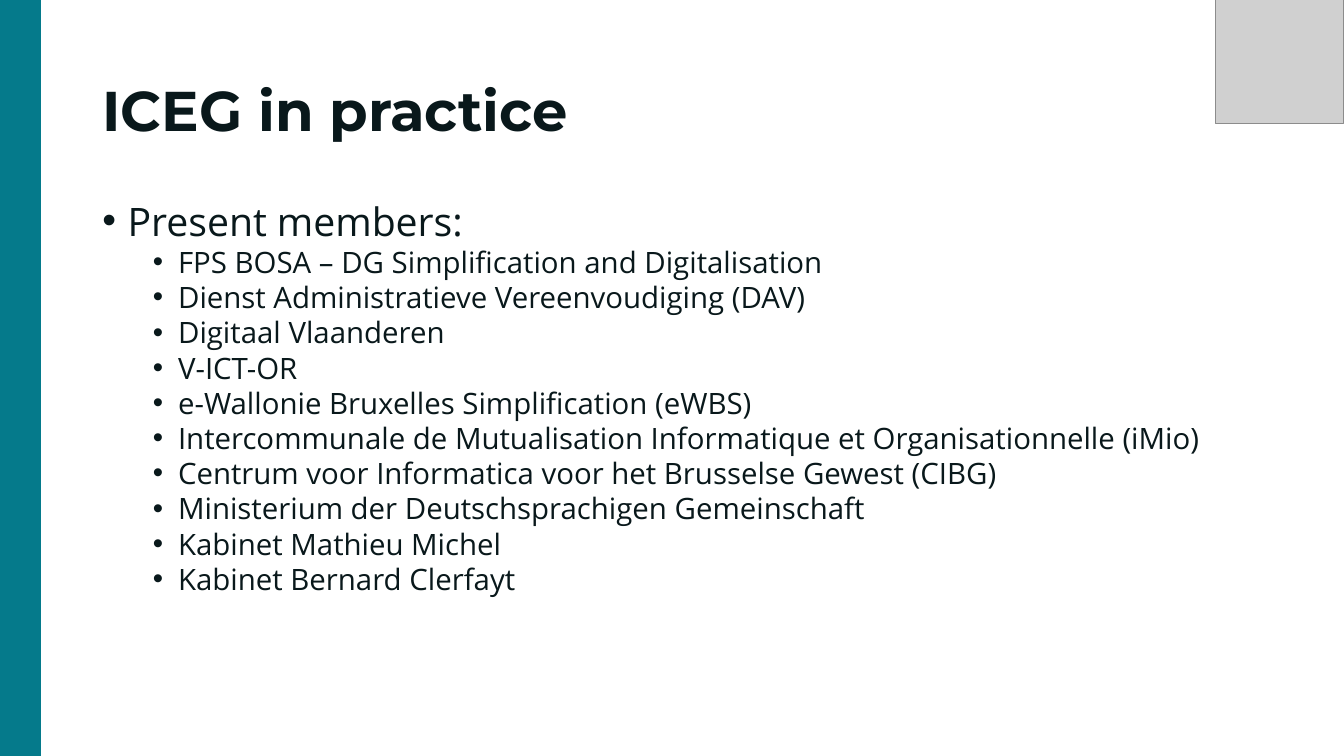
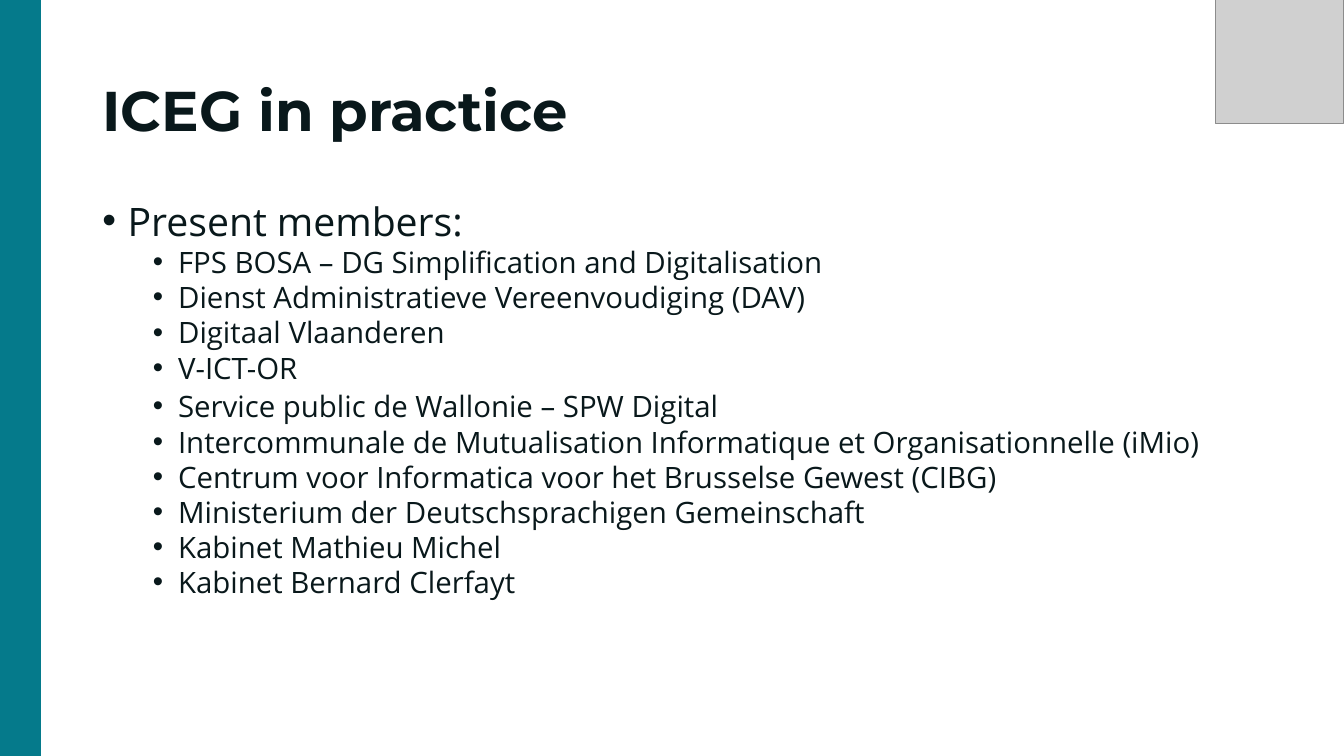
Before and after one commit to belgif/review, a slide deck: slide 7 of Meetings/2024-06-12/20240627-ICEG voor SEMIC.pptx. Drawn at 1344x756 pixels with LibreOffice and Linux fonts; fonts in the diff are those of the drawing; grey boxes stand for pictures. Boxes give left, top, right and bottom in pixels: in the first picture for what was removed or moved away, otherwise in the second. Text is boxed around its words. In the diff, an @@ line names an element or a change of style, - is before the commit and + after.

Commit message:
Update slide 7 "Service public de Wallonie – SPW Digital"
As requested by BUFFET Dominique <dominique.buffet@spw.wallonie.be> on 2024-06-25.

```diff
--- a/Meetings/2024-06-12/20240627-ICEG voor SEMIC.pptx
+++ b/Meetings/2024-06-12/20240627-ICEG voor SEMIC.pptx
@@ text at box(178, 394, 718, 424): text changed @@
-  • e-Wallonie Bruxelles Simplification (eWBS)
+  • Service public de Wallonie – SPW Digital
```
